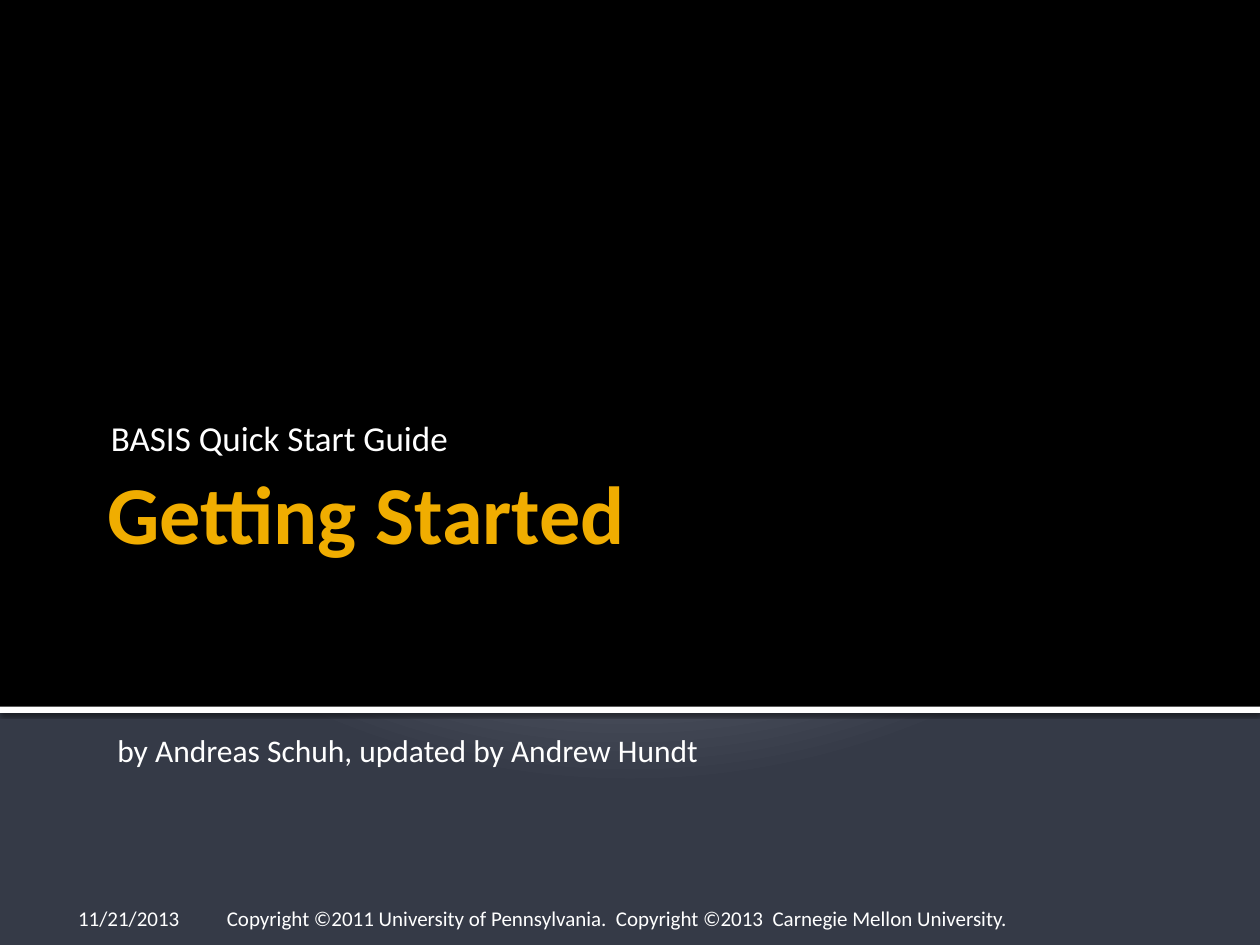
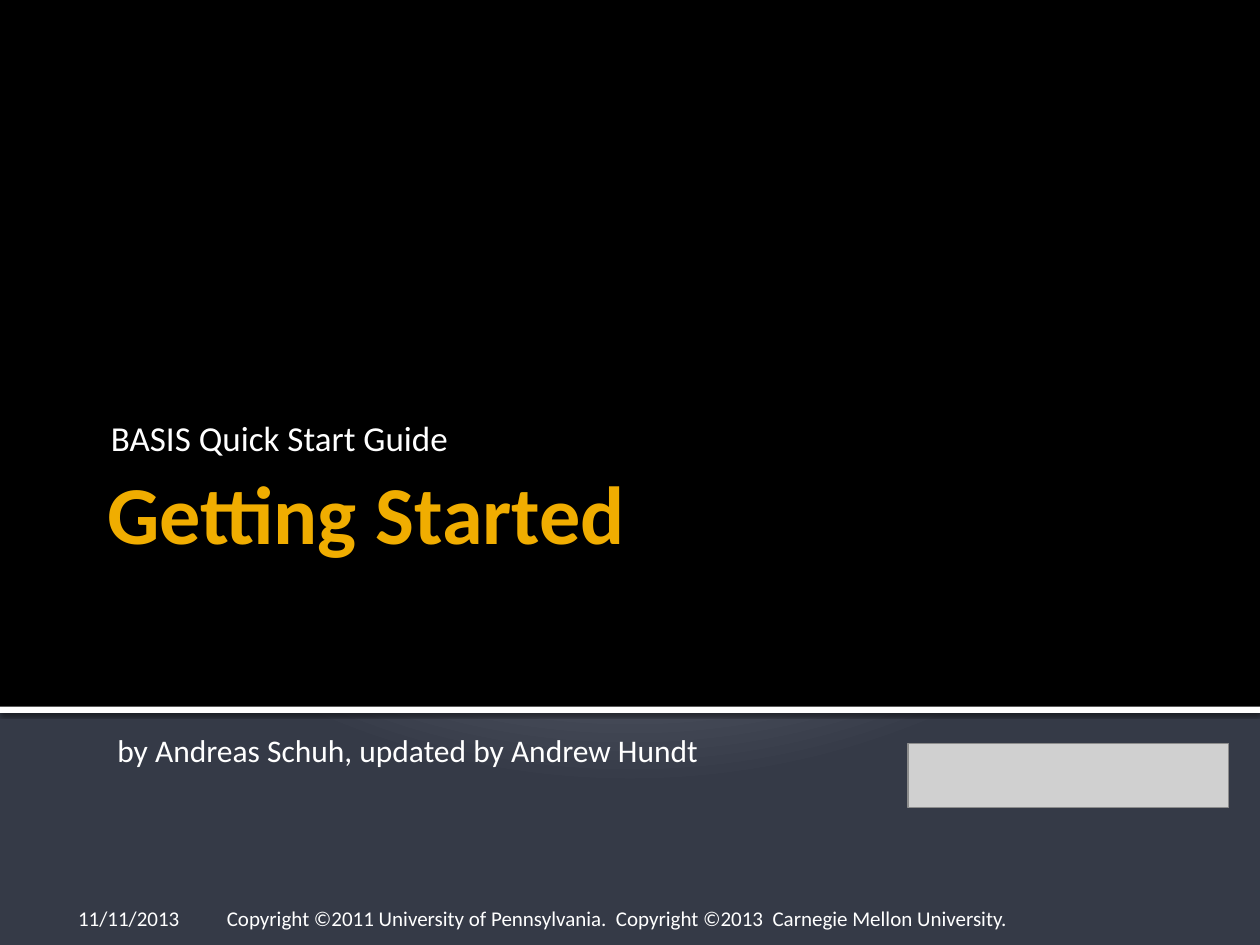
Before and after one commit to cmake-basis/legacy, a slide deck: slide 1 of doc/tutorials/BASIS Quick Start Guide - 01 Getting Started.pptx. Drawn at 1260x945 pixels with LibreOffice and Linux fonts; fonts in the diff are those of the drawing; grey boxes stand for pictures. Boxes give left, top, right and bottom in pixels: in the first picture for what was removed or moved away, otherwise in the second. Text is boxed around its words. In the diff, an @@ line names an element or a change of style, - is before the commit and + after.

Commit message:
Issue #237 Updated Getting Started Tutorial and Quick Start Guide to be more current and reference the git repository rather than the older SVN repository.

```diff
--- a/doc/tutorials/BASIS Quick Start Guide - 01 Getting Started.pptx
+++ b/doc/tutorials/BASIS Quick Start Guide - 01 Getting Started.pptx
@@ picture added at bbox=[908, 743, 1228, 808] @@
@@ text at bbox=[78, 911, 179, 927]: text changed @@
-11/21/2013
+11/11/2013
```
Also in this commit, not shown: 2 other slides changed, 1 other file.
